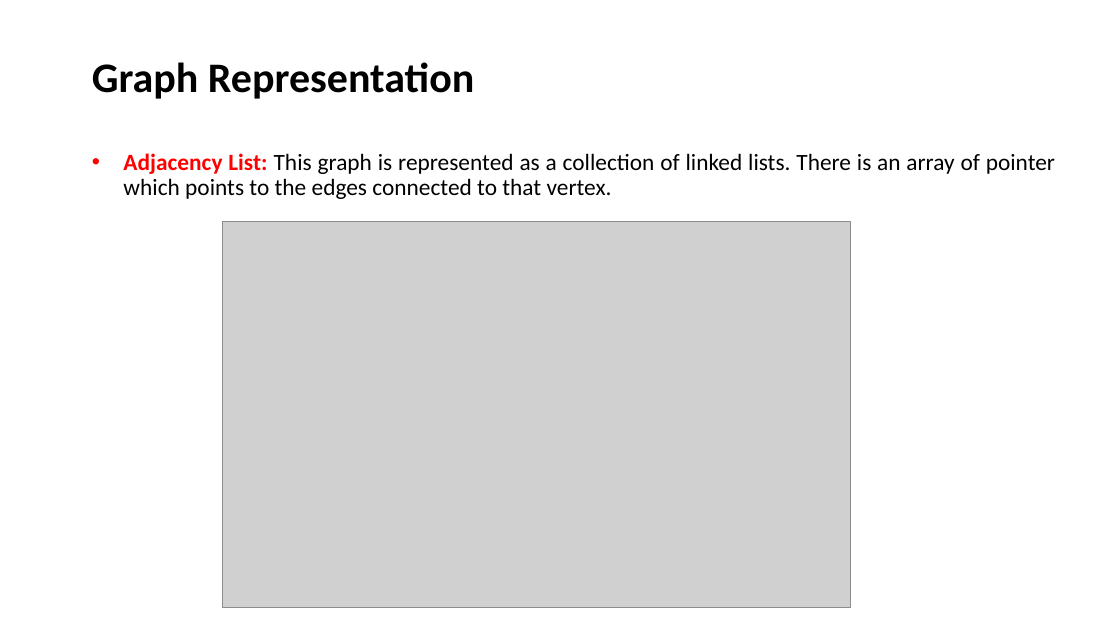
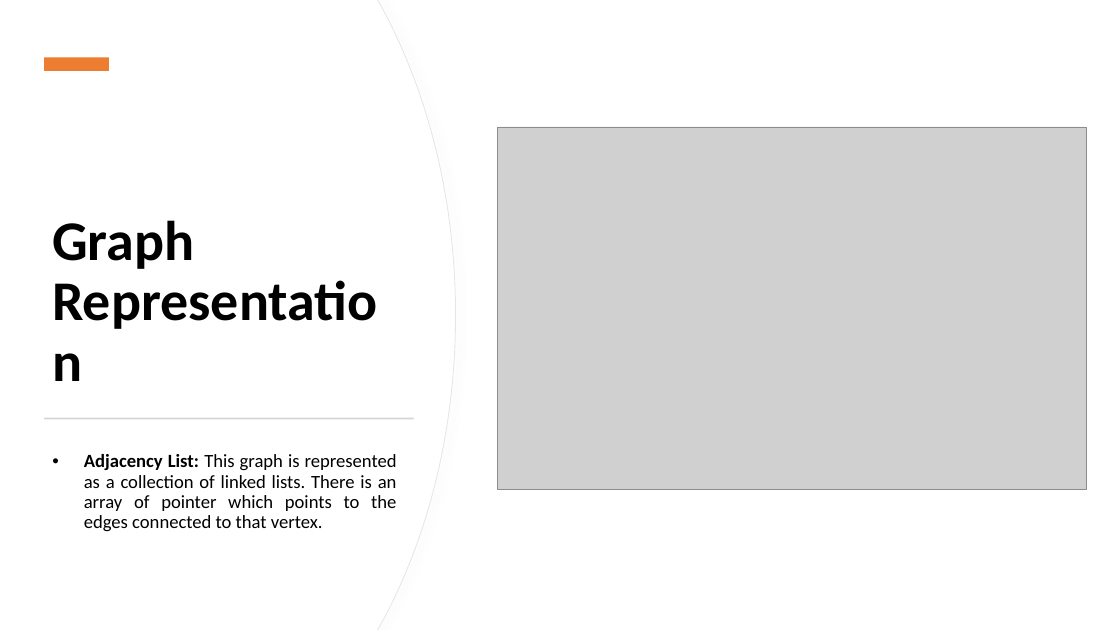
Before and after one commit to alaminbhuyan/DSA-In-Python, a slide deck: slide 9 of Data Structure & Algorithm PDF/Graph Data Structure.pptx. Drawn at 1120x630 pixels with LibreOffice and Linux fonts; fonts in the diff are those of the drawing; grey boxes stand for pictures. Boxes give left, top, right and bottom in pixels: in the first picture for what was removed or moved away, otherwise in the second. Text is boxed around its words. In the diff, an @@ line names an element or a change of style, - is before the commit and + after.

Commit message:
Update Graph Data Structure PPTX file
Replaces the existing Graph Data Structure PowerPoint file with a new version. Specific content changes are not detailed in the diff.

```diff
--- a/Data Structure & Algorithm PDF/Graph Data Structure.pptx
+++ b/Data Structure & Algorithm PDF/Graph Data Structure.pptx
@@ freeform shape added at (0,0,455,630), fill #FFFFFF, outline #E6E6E6 0.75 pt @@
@@ freeform shape added at (0,0,455,630), fill #FFFFFF @@
@@ rectangle added at (44,58,109,71), fill #ED7D31 @@
@@ title "Graph Representation": place and size @@
-title "Graph Representation" at (92,62,474,99)
+title "Graph Representation" at (52,220,194,269)
@@ title "Graph Representation" at (52,220,194,269): size 36 to 48 pt @@
@@ picture: place and size @@
-picture at (223,221,850,607)
+picture at (497,127,1086,489)
@@ rectangle added at (45,418,414,419), fill #D5D5D5 @@
@@ subtitle "Adjacency List: This graph is ...": place and size @@
-subtitle "Adjacency List: This graph is ..." at (123,153,1055,199)
+subtitle "Adjacency List: This graph is ..." at (84,454,397,531)
@@ subtitle "Adjacency List: This graph is ..." at (84,454,397,531): size 20 to 16 pt; text colour #FF0000 to #000000 in "Adjacency List:" @@
```
Also in this commit, not shown: 11 other slides changed, 1 slide added.
